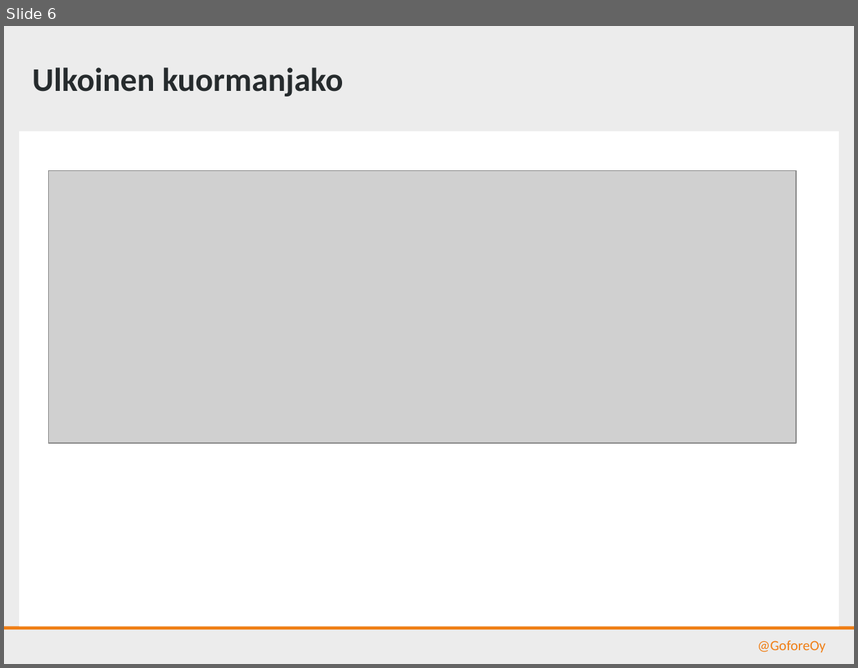
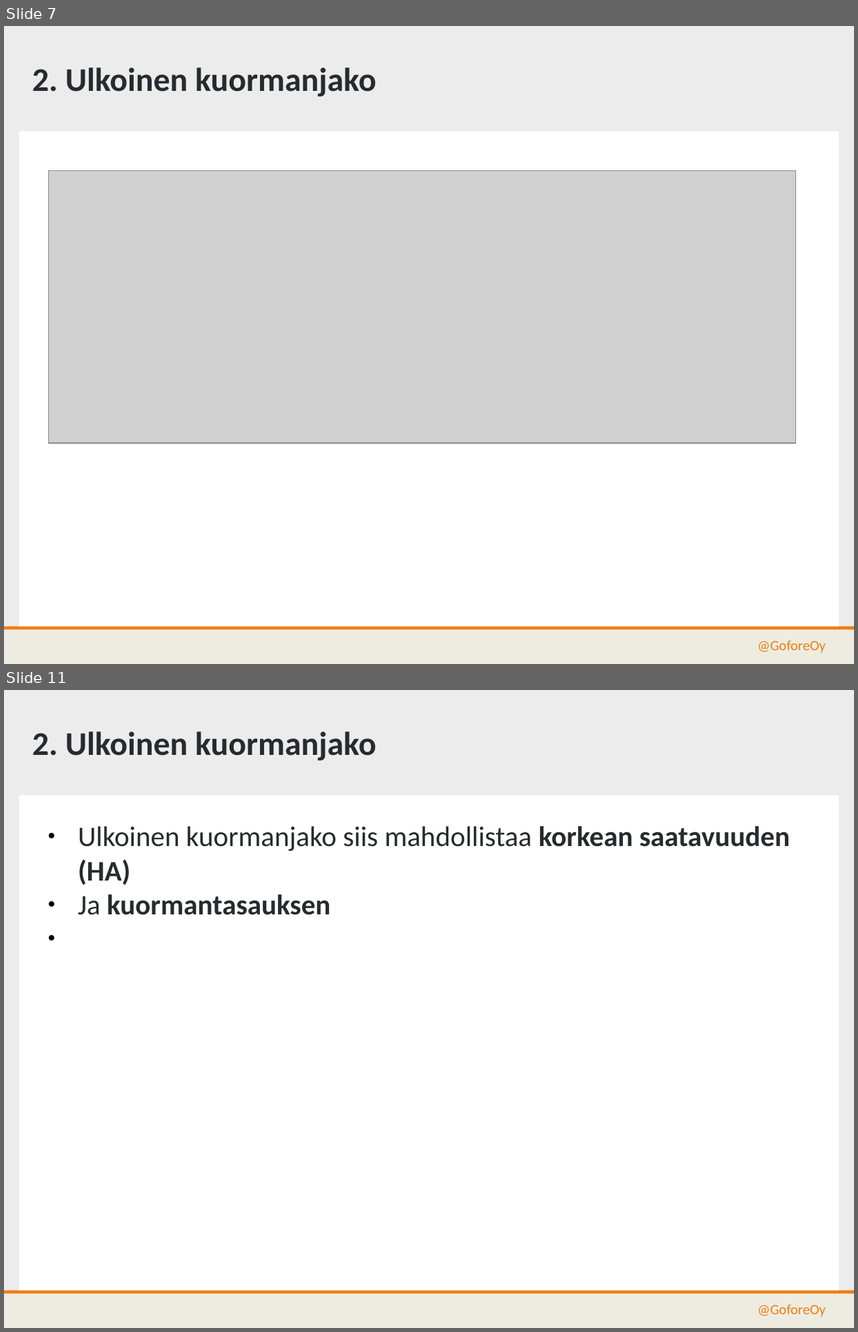
Before and after one commit to gofore/kapa-xroad-presentation, a slide deck: src/kuormanjako.pptx. Shown one above the other, each under a label of ours: slide 6 before the commit, slides 7 and 11 after it; the slides between them are not shown. The pictures are 858x668 and 858x1332 pixels, drawn with LibreOffice and Linux fonts; fonts in the diff are those of the drawing; grey boxes stand for pictures; background and template pictures are left out. Boxes give left, top, right and bottom in pixels: in the first picture for what was removed or moved away, otherwise in the second. Text is boxed around its words. In the diff, an @@ line names an element or a change of style, - is before the commit and + after.

```diff
--- a/src/kuormanjako.pptx
+++ b/src/kuormanjako.pptx
@@ slide 11 added at (x1=4, y1=690, x2=854, y2=1328), background #ECECEC; not listed: 3 template elements that a slide beside it also shows @@
@@ text added at (x1=32, y1=731, x2=376, y2=760), 28 pt, text #262B2D, bold @@
+2. Ulkoinen kuormanjako
@@ text added at (x1=78, y1=826, x2=790, y2=915), 24 pt, text #262B2D, bold @@
+● Ulkoinen kuormanjako siis mahdollistaa korkean saatavuuden (HA)
+● Ja kuormantasauksen
@@ text added at (x1=757, y1=1304, x2=826, y2=1317), 12 pt, text #F07E14 @@
+@GoforeOy
@@ what was slide 6 is now slide 7 @@
@@ slide 7 changed as well @@
@@ text at (x1=32, y1=67, x2=376, y2=96): text changed @@
-Ulkoinen kuormanjako
+2. Ulkoinen kuormanjako
```
Also in this commit, not shown: 6 other slides changed, 4 other slides added, 1 slide removed.
